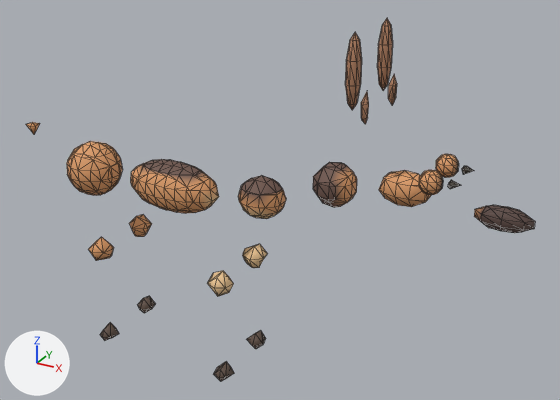
The glTF model assets/animals/dog.glb, before and after one commit.
Both versions are drawn from a 50 mm camera at (0.946, -1.244, 1.065) aimed at (0.236, 0.047, 0.419). Every picture has the same lights, and +X, +Y and +Z are marked at lower left. The older version comes first. Mesh edges are drawn as thin lines. Vertices at exactly the same position are counted once.

Objects in the first picture: 'dog'.
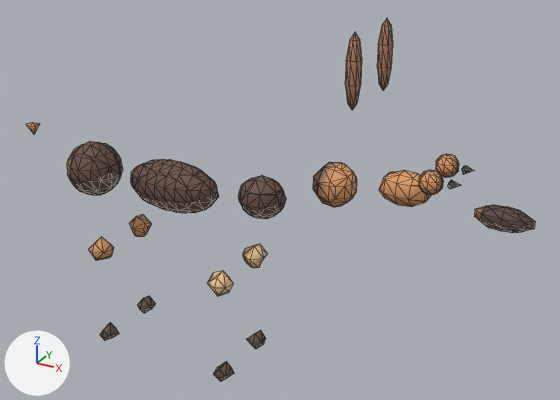
Patch to the scene script:
```diff
--- a/assets/animals/dog.glb.py
+++ b/assets/animals/dog.glb.py
@@ me_mesh @@
 # used by ob_dog; location = (0.0, 0.0, 0.0)
-me_mesh.from_pydata(...)  # 738 vertices, 1384 faces; spans x -0.436..0.751, y -0.098..0.098, z 0.018..0.806
+me_mesh.from_pydata(...)  # 718 vertices, 1352 faces; spans x -0.436..0.751, y -0.098..0.098, z 0.018..0.806
+# me_mesh part 1: the loose piece of 10 vertices spanning x 0.453..0.467, y 0.059..0.081, z 0.65..0.71 is deleted
+# me_mesh part 2: the loose piece of 10 vertices spanning x 0.453..0.467, y -0.081..-0.059, z 0.65..0.71 is deleted
+# me_mesh part 3: 689 kept faces spanning x -0.263..0.412, y -0.061..0.061, z 0.359..0.541 get new vertex colours
 me_mesh.materials.append(mat_dogmat)
```

What differs and where, as boxes (x1, y1, x2, y2) in the pictures (560 x 400 px):
part 1 of me_mesh, deleted
    before: (388, 75, 397, 105)
part 2 of me_mesh, deleted
    before: (361, 92, 369, 124)
part 3 of me_mesh, recoloured
    both: (67, 141, 354, 219)
